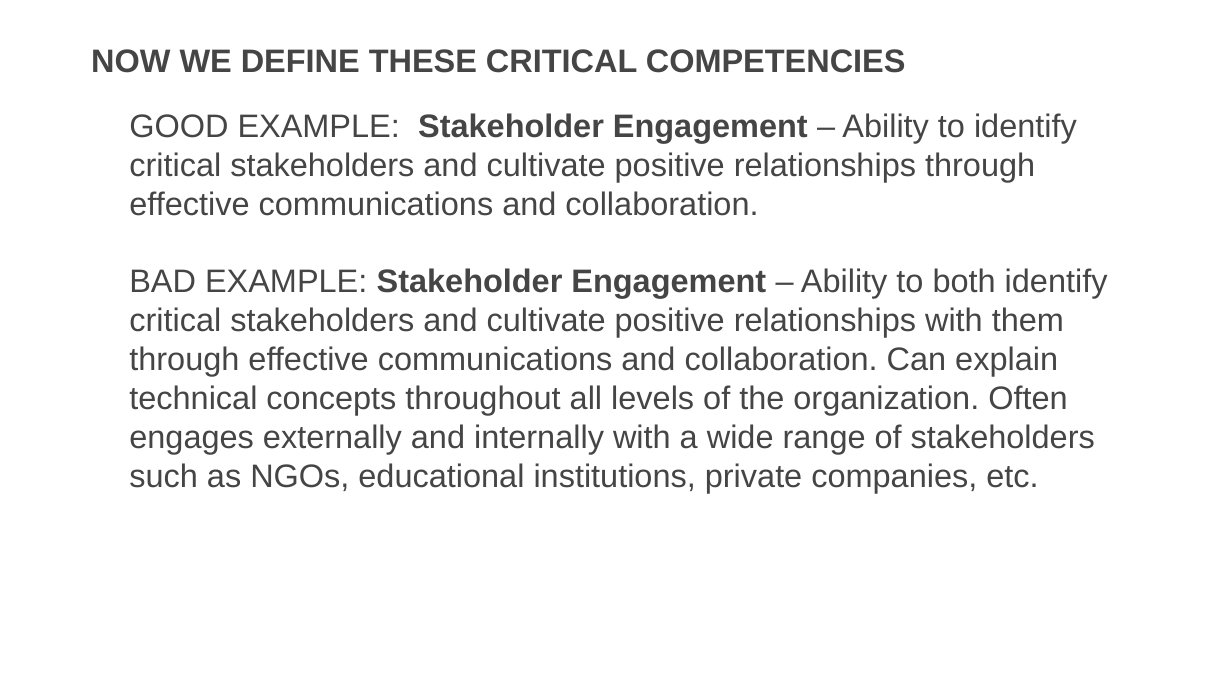
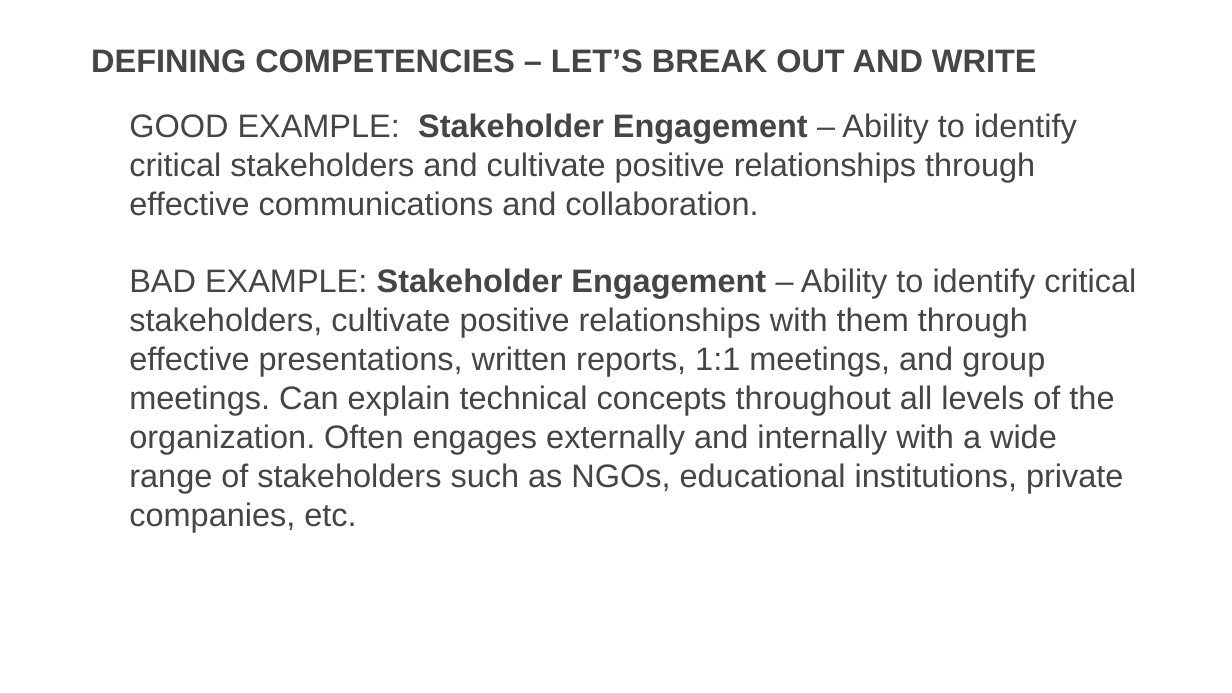
Before and after one commit to usds/SME-QA-Website, a slide deck: slide 22 of toolkit/job-analysis/job-analysis-presentation.pptx (slide 17 before the commit). Drawn at 1232x693 pixels with LibreOffice and Linux fonts; fonts in the diff are those of the drawing. Boxes give left, top, right and bottom in pixels: in the first picture for what was removed or moved away, otherwise in the second. Text is boxed around its words. In the diff, an @@ line names an element or a change of style, - is before the commit and + after.

```diff
--- a/toolkit/job-analysis/job-analysis-presentation.pptx
+++ b/toolkit/job-analysis/job-analysis-presentation.pptx
@@ title at (91, 49, 1037, 73): text changed @@
-NOW WE DEFINE THESE CRITICAL COMPETENCIES
+DEFINING COMPETENCIES – LET’S BREAK OUT AND WRITE
@@ text at (129, 268, 1136, 532): text changed @@
-  BAD EXAMPLE: Stakeholder Engagement – Ability to both identify critical stakeholders and cultivate positive relationships with them through effective communications and collaboration. Can explain technical concepts throughout all levels of the organization. Often engages externally and internally with a wide range of stakeholders such as NGOs, educational institutions, private companies, etc.
+  BAD EXAMPLE: Stakeholder Engagement – Ability to identify critical stakeholders, cultivate positive relationships with them through effective presentations, written reports, 1:1 meetings, and group meetings. Can explain technical concepts throughout all levels of the organization. Often engages externally and internally with a wide range of stakeholders such as NGOs, educational institutions, private companies, etc.
```
Also in this commit, not shown: 29 other slides changed, 11 slides added, 1 slide removed, 1 other file.
